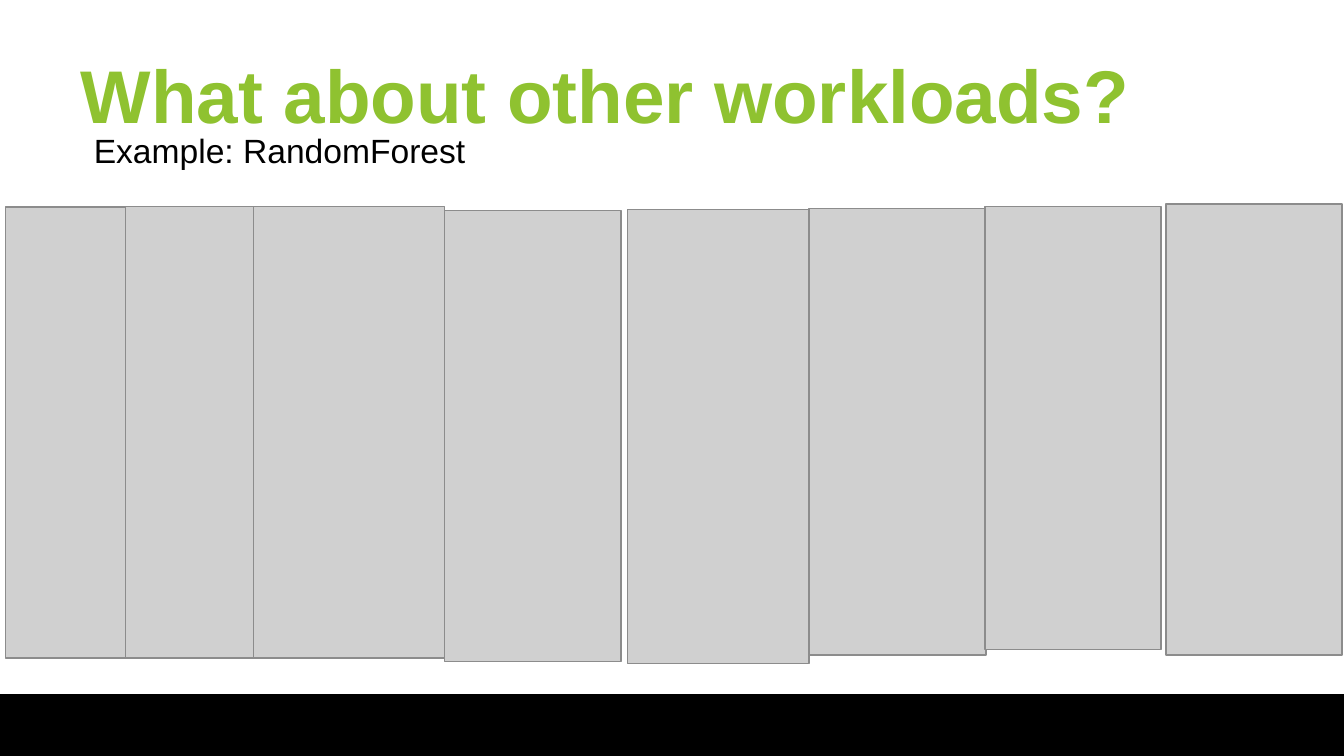
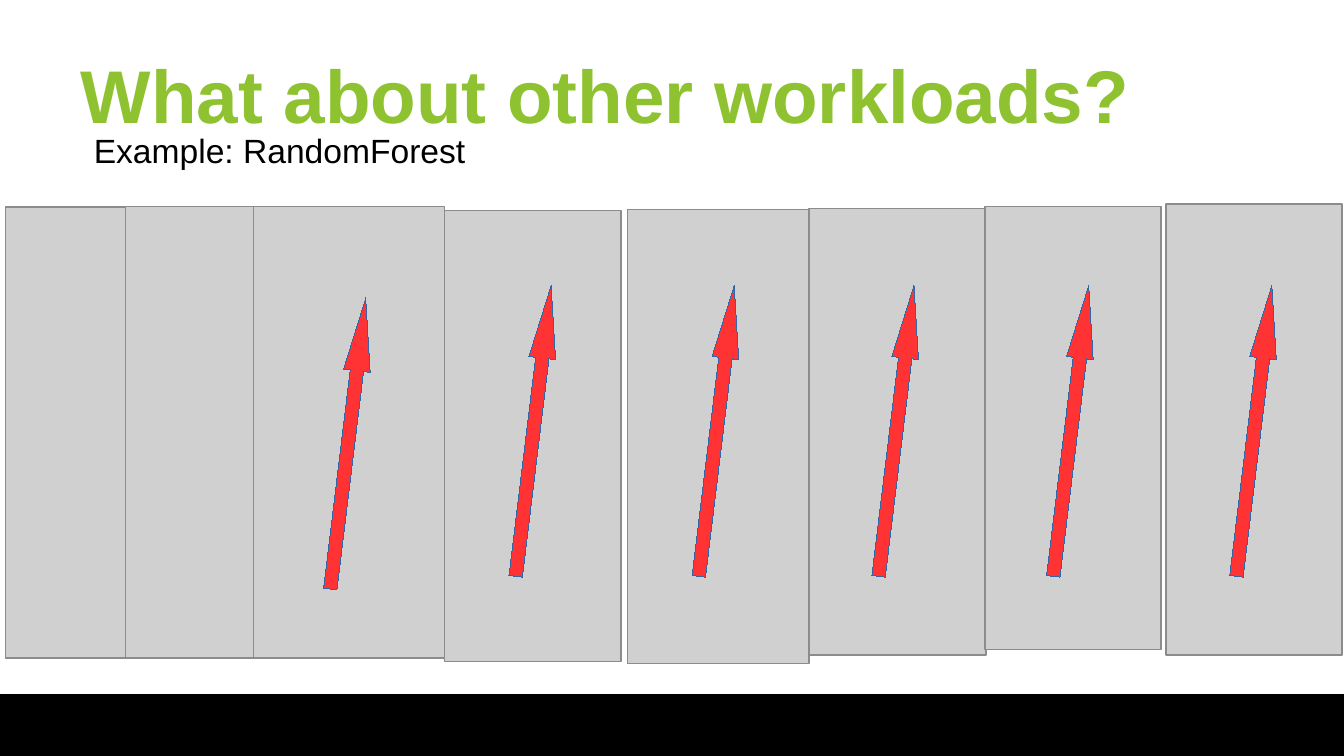
Before and after one commit to huangyibo/spark-summit-18, a slide deck: slide 23 of slides/spark-summit-18.odp (slide 11 before the commit). Drawn at 1344x756 pixels with LibreOffice and Linux fonts; fonts in the diff are those of the drawing; grey boxes stand for pictures; background and template pictures are left out. Boxes give left, top, right and bottom in pixels: in the first picture for what was removed or moved away, otherwise in the second. Text is boxed around its words. In the diff, an @@ line names an element or a change of style, - is before the commit and + after.

```diff
--- a/slides/spark-summit-18.odp
+++ b/slides/spark-summit-18.odp
@@ right arrow added at <box>317,296,379,591</box>, fill #FF3333, outline #3465A4 0 pt @@
@@ right arrow added at <box>503,284,565,578</box>, fill #FF3333, outline #3465A4 0 pt @@
@@ right arrow added at <box>685,284,747,578</box>, fill #FF3333, outline #3465A4 0 pt @@
@@ right arrow added at <box>866,284,927,578</box>, fill #FF3333, outline #3465A4 0 pt @@
@@ right arrow added at <box>1040,284,1102,578</box>, fill #FF3333, outline #3465A4 0 pt @@
@@ right arrow added at <box>1223,284,1285,578</box>, fill #FF3333, outline #3465A4 0 pt @@
```
Also in this commit, not shown: 2 other slides changed, 3 slides added, 2 slides removed.
